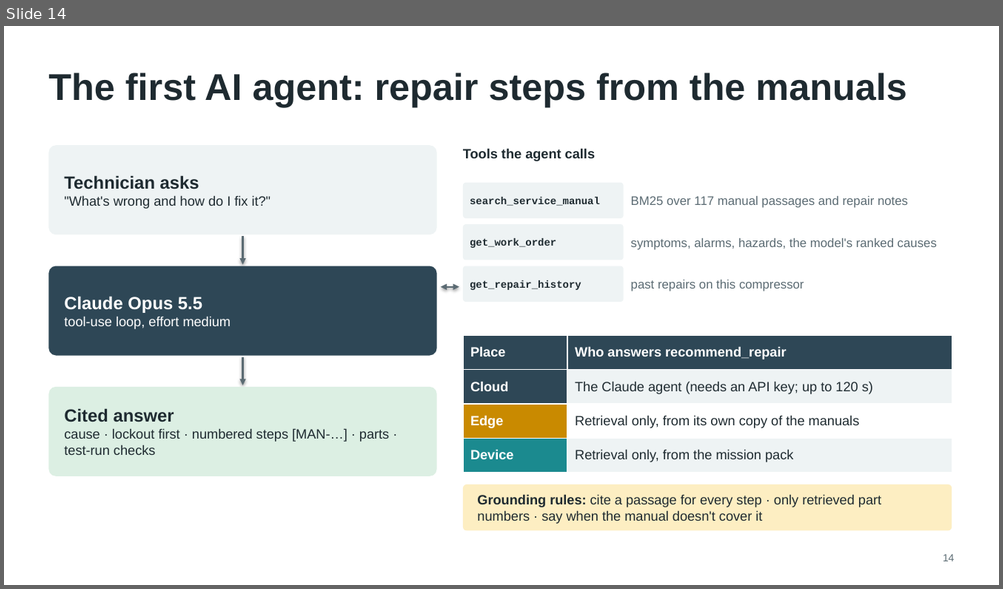
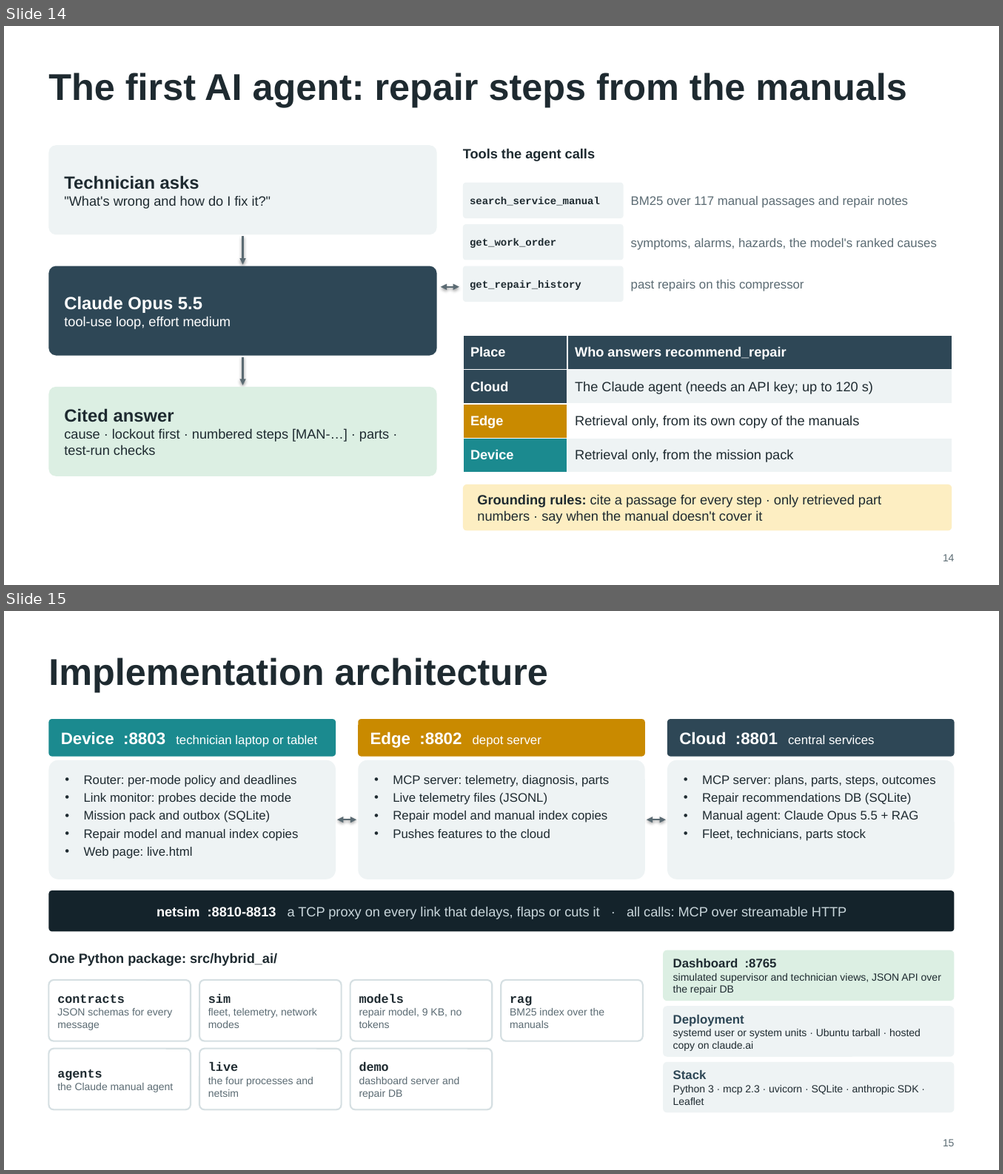
Before and after one commit to chandra50/hybrid-ai-service, a slide deck: docs/hybrid-ai-design.pptx. Shown one above the other, each under a label of ours: slide 14 before the commit, slides 14 and 15 after it. The pictures are 1003x589 and 1003x1174 pixels, drawn with LibreOffice and Linux fonts; fonts in the diff are those of the drawing. Boxes give left, top, right and bottom in pixels: in the first picture for what was removed or moved away, otherwise in the second. Text is boxed around its words. In the diff, an @@ line names an element or a change of style, - is before the commit and + after.

```diff
--- a/docs/hybrid-ai-design.pptx
+++ b/docs/hybrid-ai-design.pptx
@@ slide 15 added at <box>4,611,999,1170</box>, background #FFFFFF @@
@@ title added at <box>48,658,548,692</box>, 36 pt, text #1E2A30, bold @@
+Implementation architecture
@@ rounded rectangle added at <box>48,719,336,757</box>, fill #1B8A8F, 12 pt, text #FFFFFF @@
+Device :8803 technician laptop or tablet
@@ rounded rectangle added at <box>358,719,644,757</box>, fill #C98A00, 12 pt, text #FFFFFF @@
+Edge :8802 depot server
@@ rounded rectangle added at <box>667,719,954,757</box>, fill #2E4756, 12 pt, text #FFFFFF @@
+Cloud :8801 central services
@@ rounded rectangle added at <box>48,760,336,880</box>, fill #EEF3F4, 12 pt, text #1E2A30 @@
+• Router: per-mode policy and deadlines
+• Link monitor: probes decide the mode
+• Mission pack and outbox (SQLite)
+• Repair model and manual index copies
+• Web page: live.html
@@ rounded rectangle added at <box>358,760,644,880</box>, fill #EEF3F4, 12 pt, text #1E2A30 @@
+• MCP server: telemetry, diagnosis, parts
+• Live telemetry files (JSONL)
+• Repair model and manual index copies
+• Pushes features to the cloud
@@ rounded rectangle added at <box>667,760,954,880</box>, fill #EEF3F4, 12 pt, text #1E2A30 @@
+• MCP server: plans, parts, steps, outcomes
+• Repair recommendations DB (SQLite)
+• Manual agent: Claude Opus 5.5 + RAG
+• Fleet, technicians, parts stock
@@ double arrow added from (337, 820) to (356, 820), #5B6B73 1.5 pt @@
@@ double arrow added from (646, 820) to (666, 820), #5B6B73 1.5 pt @@
@@ rounded rectangle added at <box>48,891,954,932</box>, fill #14232B, 13 pt, text #C9D6DB @@
+netsim :8810-8813 a TCP proxy on every link that delays, flaps or cuts it · all calls: MCP over streamable HTTP
@@ text added at <box>48,953,277,966</box>, 13 pt, text #1E2A30, bold @@
+One Python package: src/hybrid_ai/
@@ rounded rectangle added at <box>663,951,954,1001</box>, fill #DCEFE3, 10 pt, text #1E2A30 @@
+Dashboard :8765
+simulated supervisor and technician views, JSON API over the repair DB
@@ rounded rectangle added at <box>48,980,190,1042</box>, fill #FFFFFF, outline #D5DFE2 1.5 pt, 10 pt, text #5B6B73 @@
+contracts
+JSON schemas for every message
@@ rounded rectangle added at <box>199,980,341,1042</box>, fill #FFFFFF, outline #D5DFE2 1.5 pt, 10 pt, text #5B6B73 @@
+sim
+fleet, telemetry, network modes
@@ rounded rectangle added at <box>350,980,492,1042</box>, fill #FFFFFF, outline #D5DFE2 1.5 pt, 10 pt, text #5B6B73 @@
+models
+repair model, 9 KB, no tokens
@@ rounded rectangle added at <box>501,980,643,1042</box>, fill #FFFFFF, outline #D5DFE2 1.5 pt, 10 pt, text #5B6B73 @@
+rag
+BM25 index over the manuals
@@ rounded rectangle added at <box>663,1006,954,1057</box>, fill #EEF3F4, 10 pt, text #1E2A30 @@
+Deployment
+systemd user or system units · Ubuntu tarball · hosted copy on claude.ai
@@ rounded rectangle added at <box>48,1049,190,1111</box>, fill #FFFFFF, outline #D5DFE2 1.5 pt, 10 pt, text #5B6B73 @@
+agents
+the Claude manual agent
@@ rounded rectangle added at <box>199,1049,341,1111</box>, fill #FFFFFF, outline #D5DFE2 1.5 pt, 10 pt, text #5B6B73 @@
+live
+the four processes and netsim
@@ rounded rectangle added at <box>350,1049,492,1111</box>, fill #FFFFFF, outline #D5DFE2 1.5 pt, 10 pt, text #5B6B73 @@
+demo
+dashboard server and repair DB
@@ rounded rectangle added at <box>663,1062,954,1113</box>, fill #EEF3F4, 10 pt, text #1E2A30 @@
+Stack
+Python 3 · mcp 2.3 · uvicorn · SQLite · anthropic SDK · Leaflet
@@ text added at <box>942,1139,954,1147</box>, 10 pt, text #5B6B73 @@
+15
```
Also in this commit, not shown: 10 slides changed, 23 other files.
